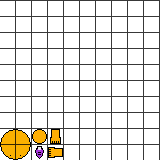
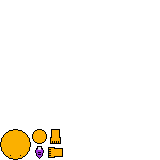
Before/after of a 160 x 160 layered artwork. What changed in the layer stack:
hid group "Grid" (20 layers) over [0, 0, 160, 160]
